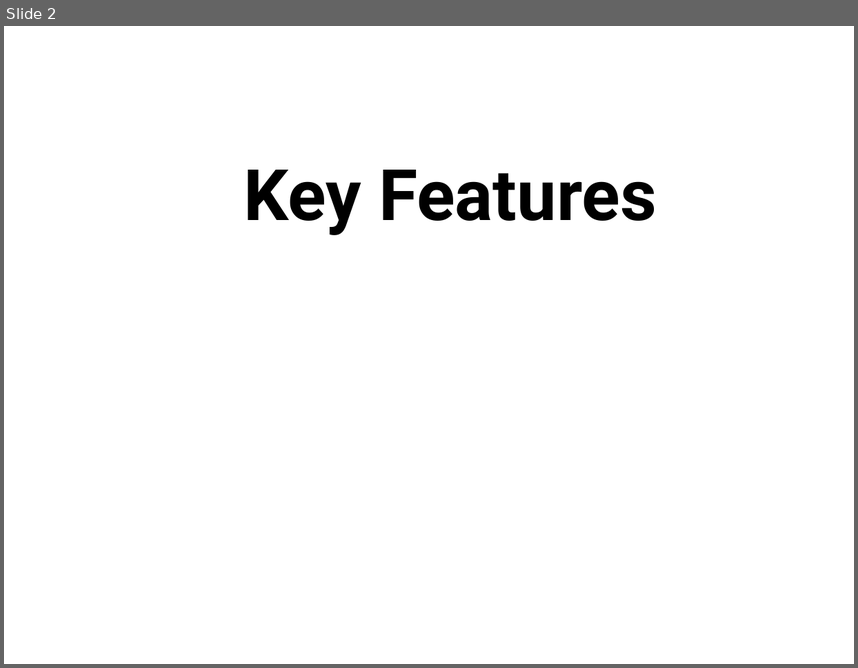
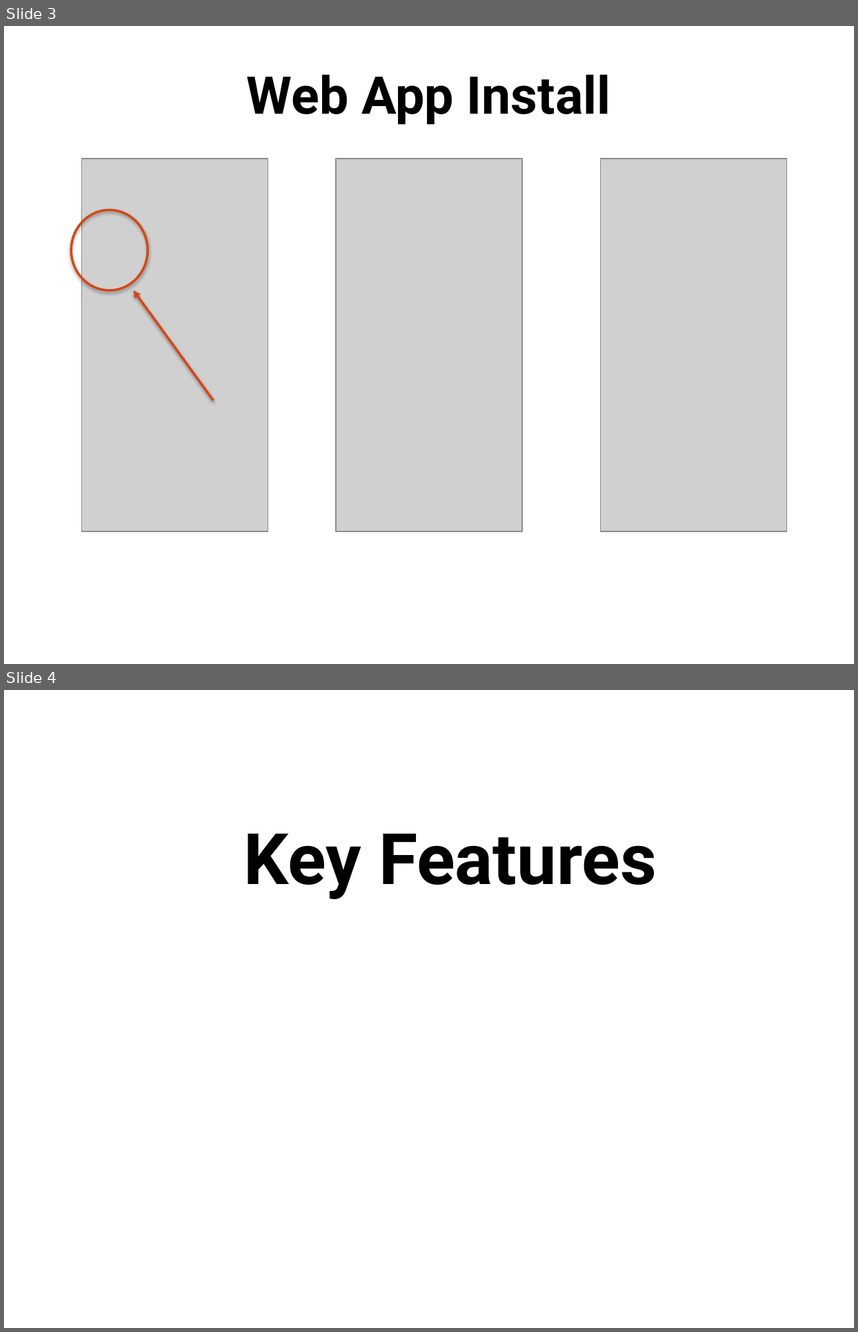
Before and after one commit to raf1x1/ppt-and-apk-for-itst-304, a slide deck: Gender-Equality-Awareness-ppt.pptx. Shown one above the other, each under a label of ours: slide 2 before the commit, slides 3 and 4 after it. The pictures are 858x668 and 858x1332 pixels, drawn with LibreOffice and Linux fonts; fonts in the diff are those of the drawing; grey boxes stand for pictures; background and template pictures are left out. Boxes give left, top, right and bottom in pixels: in the first picture for what was removed or moved away, otherwise in the second. Text is boxed around its words. In the diff, an @@ line names an element or a change of style, - is before the commit and + after.

```diff
--- a/Gender-Equality-Awareness-ppt.pptx
+++ b/Gender-Equality-Awareness-ppt.pptx
@@ slide 3 added at [4, 26, 854, 664], background picture (left out) @@
@@ title added at [247, 74, 611, 125], 44 pt, text #000000, bold @@
+Web App Install
@@ picture added at [81, 158, 268, 531] @@
@@ picture added at [335, 158, 522, 531] @@
@@ picture added at [601, 158, 787, 531] @@
@@ ellipse added at [71, 210, 148, 290], outline #D34817 2 pt @@
@@ arrow added from (213, 400) to (133, 290), #D34817 2 pt @@
@@ what was slide 2 is now slide 4 @@
```
Also in this commit, not shown: 1 slide changed, 1 other slide added.
